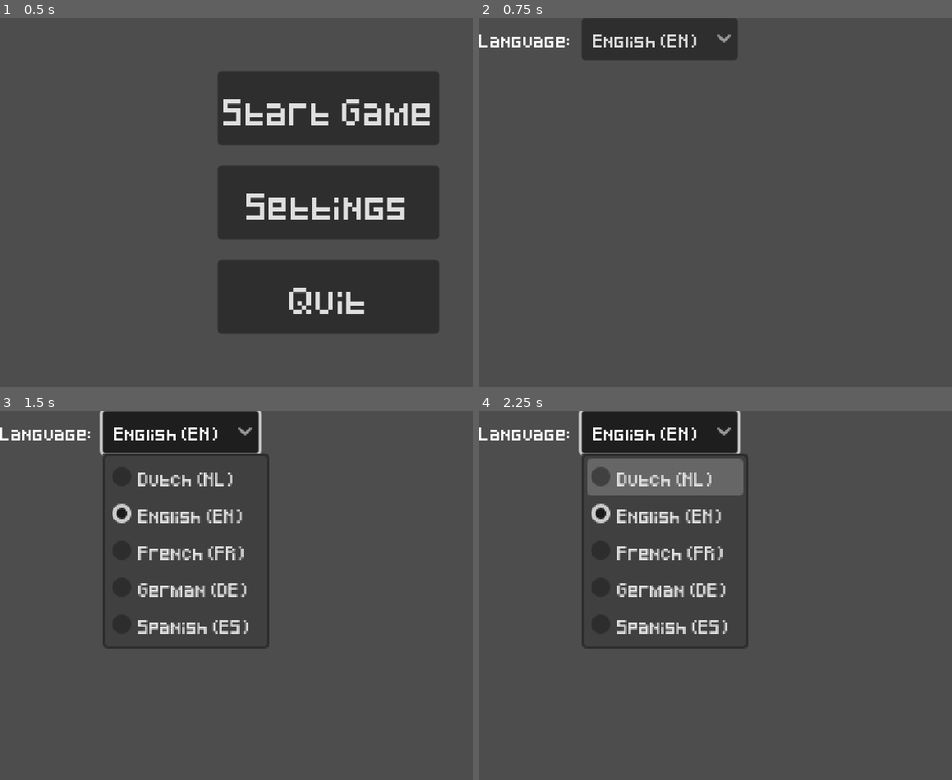
Above: before the commit, frames 1-4 (two rows, left to right).
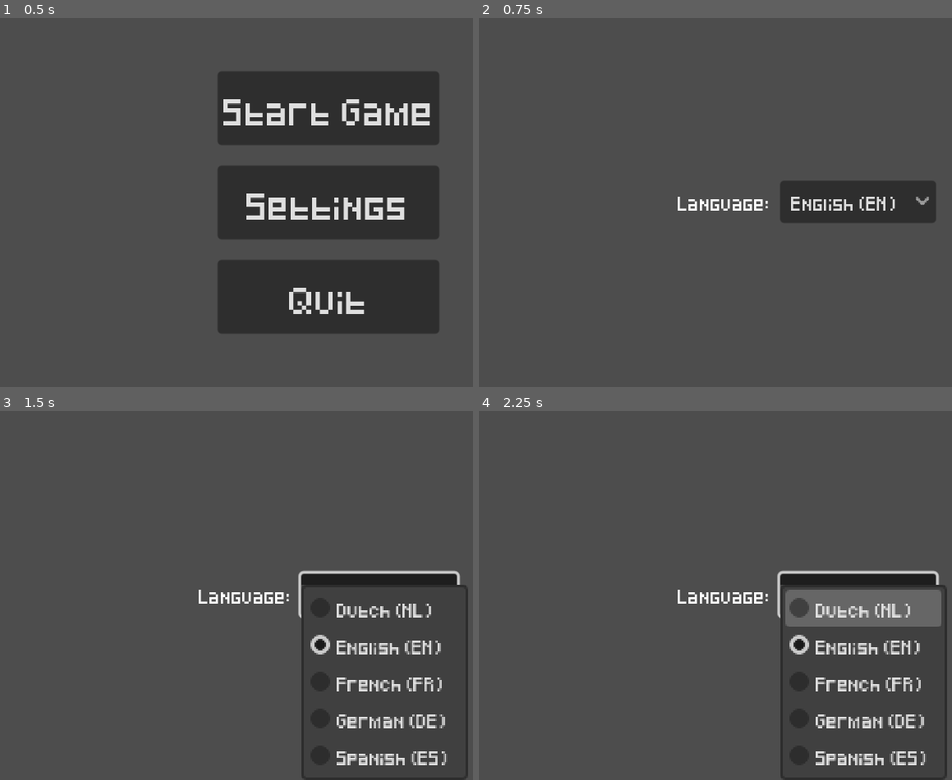
Above: after the commit, the same moments.

Repository: StormLight14/nightfall-mirror
Game: Godot game, scene res://menus/main/main_menu.tscn
The game is run twice, just before and just after one commit, with the same random seed, the same clock (stepped at 60 frames per second) and the same inputs.
Inputs (mouse positions are in pixels of both pictures, inside the frame that each line leads up to):
- Up to frame 1 (0.5 s): no input
- Up to frame 2 (0.75 s): click "Settings" at 0.5 s
- Up to frame 3 (1.5 s): click "English (EN)" at 1.25 s
- Up to frame 4 (2.25 s): tap Enter at 2 s; move the mouse to (951, 577) at 2.02 s; hold D (right) from 2.03 s (still down); tap 1 (hotbar1) at 2.1 s

Frame 1 is identical in both runs. In frame 2, 8.0% of the frame differs, in the area x 0-97%, y 0-56%; in frame 3, 14%; in frame 4, 19%, in the area x 0-99%, y 0-100%.

Commit message:
change settings scene to be CenterContainer

Diff:
--- a/ui/settings/settings.gd
+++ b/ui/settings/settings.gd
@@ -1,4 +1,4 @@
-extends MarginContainer
+extends CenterContainer
 
 func _ready():
 	Signals.language_changed.connect(set_labels)
--- a/ui/settings/settings.tscn
+++ b/ui/settings/settings.tscn
@@ -2,7 +2,7 @@
 
 [ext_resource type="Script" path="res://ui/settings/settings.gd" id="1_83umr"]
 
-[node name="Settings" type="MarginContainer"]
+[node name="Settings" type="CenterContainer"]
 anchors_preset = 15
 anchor_right = 1.0
 anchor_bottom = 1.0
